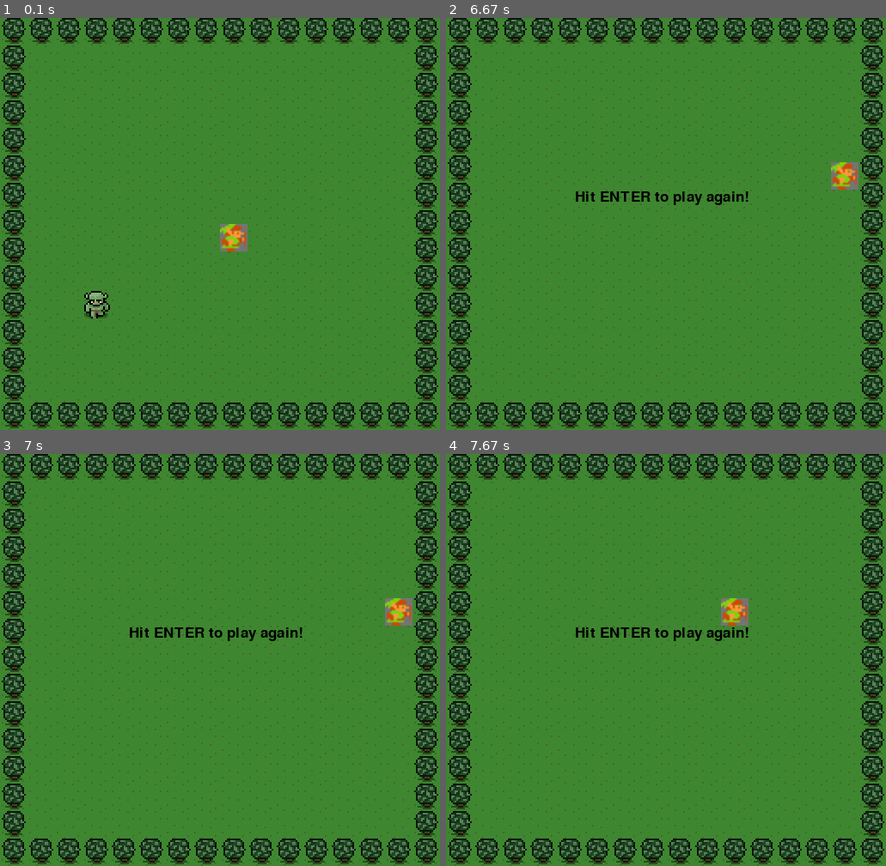
Above: before the commit, frames 1-4 (two rows, left to right).
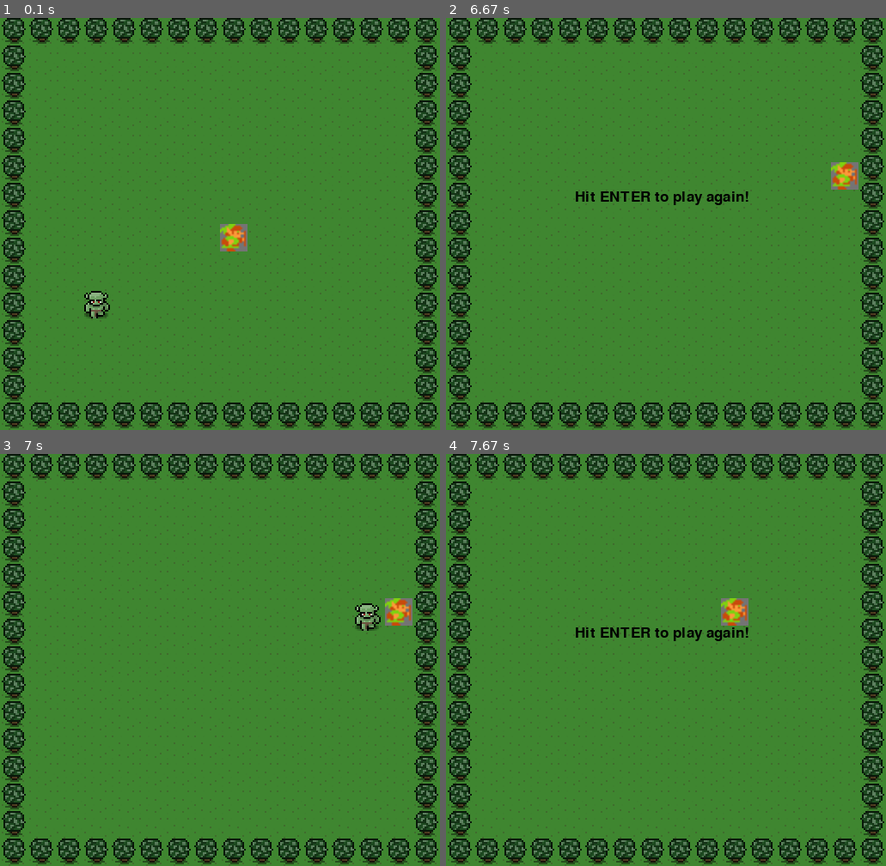
Above: after the commit, the same moments.

Repository: dgelok/pygame
Game: pygame game, started from attack.py
Same seed, same stepped clock (60 frames per second), same inputs: the game is played once before the commit and once after it.
Inputs:
- Up to frame 1 (0.1 s): no input
- Up to frame 2 (6.67 s): hold Enter 0.33-0.8 s; hold Right 0.33-0.8 s; hold Right 0.83-1.3 s; hold Up 1.33-1.63 s; hold Left 2.17-2.7 s; hold Down 2.73-3.03 s; hold Left 3.07-3.47 s; hold Up 3.5-3.87 s; hold Right 3.9-4.53 s; hold Down 4.57-4.93 s; hold Left 4.97-5.43 s; hold Right 5.47-5.93 s; hold Up 5.97-6.27 s; hold Right from 6.3 s (still down)
- Up to frame 3 (7 s): release Right at 6.77 s; tap Enter at 6.8 s
- Up to frame 4 (7.67 s): hold Left from 7.13 s (still down)

Frames 1-2 are identical in both runs. In frame 3, 0.8% of the frame differs, in the area x 29-87%, y 36-46%; in frame 4, nothing differs.

Commit message:
restart after win

Diff:
--- a/attack.py
+++ b/attack.py
@@ -37,9 +37,13 @@
     hero = Hero(256, 240, width, height)
     direction = 2
     hspeed = 4
+    won = False
 
+    pygame.mixer.music.load('sounds/music.wav')
+    pygame.mixer.music.play(-1)
 
     while not stop_game:
+
         for event in pygame.event.get():
 
             # Event handling
@@ -54,6 +58,11 @@
                     hero.speed_x = -hspeed
                 elif event.key == KEY_RIGHT:
                     hero.speed_x = hspeed
+                elif event.key == pygame.K_RETURN:
+                    if won == True:
+                        monster.dead = False
+                        won = False
+
             if event.type == pygame.KEYUP:
                 # deactivate the cooresponding speeds
                 # when an arrow key is released
@@ -81,9 +90,7 @@
                 monster.dead = True
                 pygame.mixer.music.load('sounds/win.wav')
                 pygame.mixer.music.play()
-
-
-
+                won = True
 
         # Draw background
         screen.fill(blue_color)
@@ -91,7 +98,7 @@
         # Game display
         screen.blit(background_image, (0, 0))
         screen.blit(hero_image, (hero.x, hero.y))
-        if monster.dead:
+        if won:
             screen.blit(win_message, (150, 200))
         else:
             screen.blit(monster_image, (monster.x, monster.y))
@@ -99,8 +106,6 @@
         pygame.display.update()
         clock.tick(60)
 
-
-
     pygame.quit()
 
 # if __name__ == '__main__':
